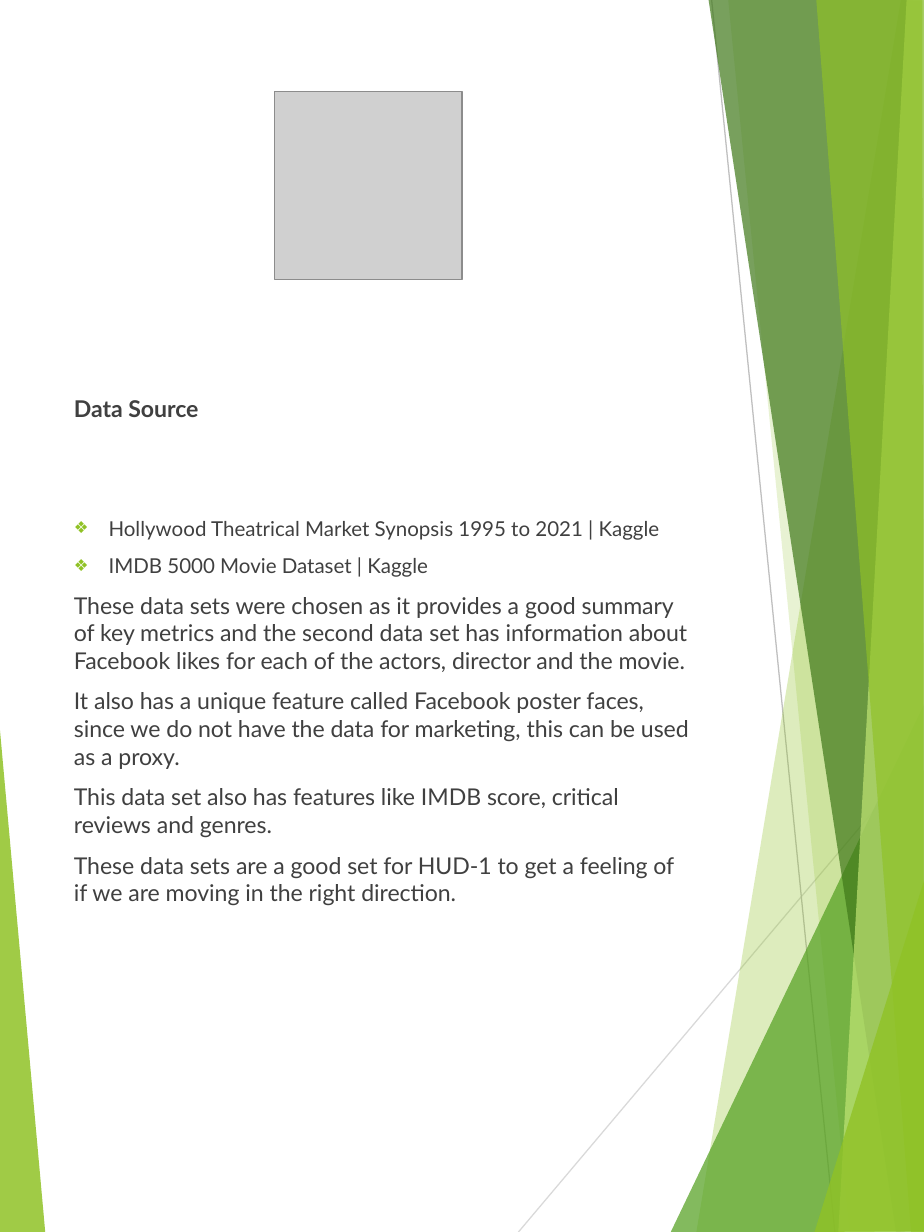
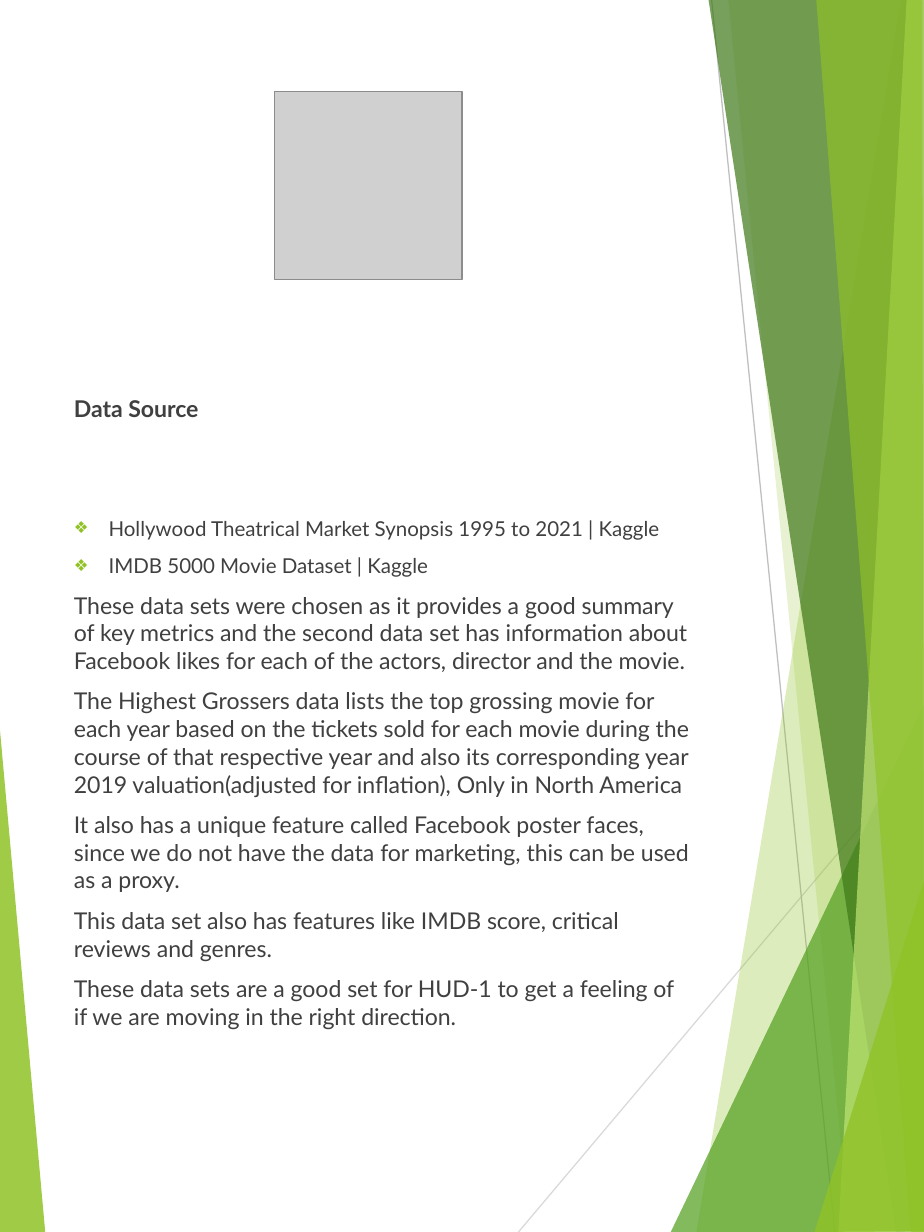
Before and after one commit to williar01/Hollywood---Project, a slide deck: slide 4 of Documentation/MovieS.pptx. Drawn at 924x1232 pixels with LibreOffice and Linux fonts; fonts in the diff are those of the drawing; grey boxes stand for pictures. Boxes give left, top, right and bottom in pixels: in the first picture for what was removed or moved away, otherwise in the second. Text is boxed around its words. In the diff, an @@ line names an element or a change of style, - is before the commit and + after.

```diff
--- a/Documentation/MovieS.pptx
+++ b/Documentation/MovieS.pptx
@@ text at (x1=74, y1=692, x2=689, y2=797): paragraph added @@
+The Highest Grossers data lists the top grossing movie for each year based on the tickets sold for each movie during the course of that respective year and also its corresponding year 2019 valuation(adjusted for inflation), Only in North America
```
Also in this commit, not shown: 1 other slide changed, 4 slides added, 4 other files.
